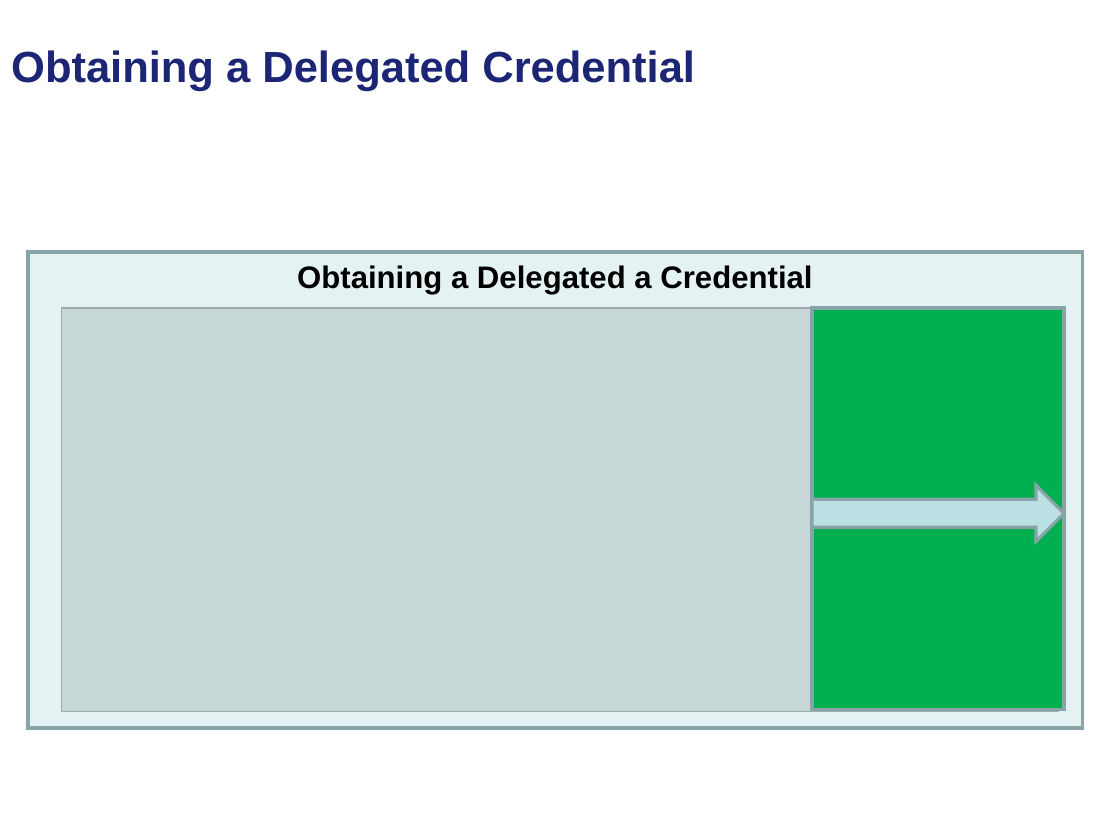
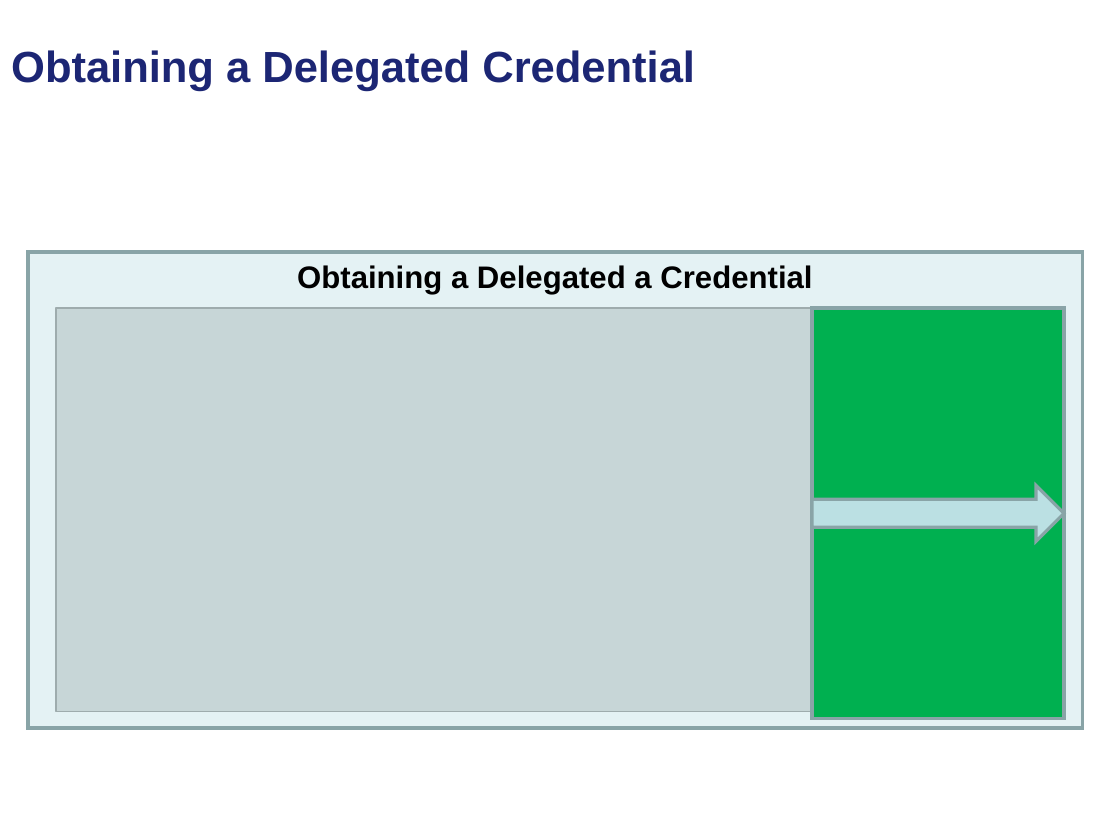
Before and after one commit to NCIP/cagrid-portal, a slide deck: slide 46 of cagrid-1-0/Documentation/presentations/security/gaards-arch-vcde-f2f-january-2008.ppt. Drawn at 1120x840 pixels with LibreOffice and Linux fonts; fonts in the diff are those of the drawing; grey boxes stand for pictures; background and template pictures are left out. Boxes give left, top, right and bottom in pixels: in the first picture for what was removed or moved away, otherwise in the second. Text is boxed around its words. In the diff, an @@ line names an element or a change of style, - is before the commit and + after.

```diff
--- a/cagrid-1-0/Documentation/presentations/security/gaards-arch-vcde-f2f-january-2008.ppt
+++ b/cagrid-1-0/Documentation/presentations/security/gaards-arch-vcde-f2f-january-2008.ppt
@@ picture: place and size @@
-picture at [62, 308, 1060, 711]
+picture at [56, 308, 1054, 711]
@@ rectangle: place and size @@
-rectangle at [812, 308, 1064, 709]
+rectangle at [812, 308, 1064, 719]
```
Also in this commit, not shown: 5 other slides changed, 1 other file.
